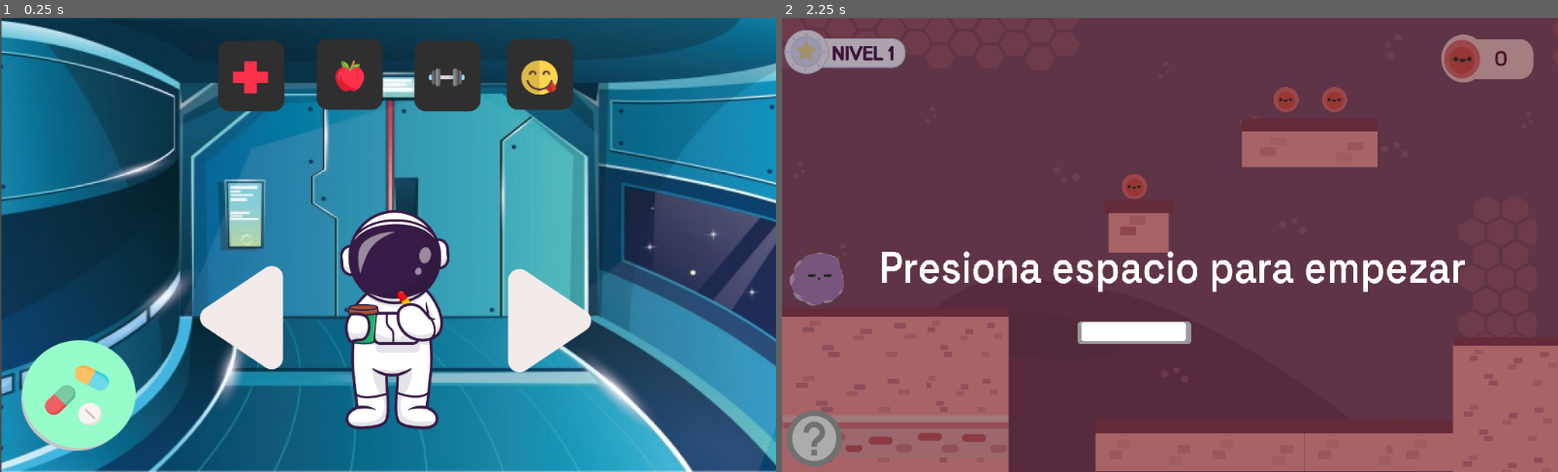
Above: before the commit, frames 1-2 (left to right).
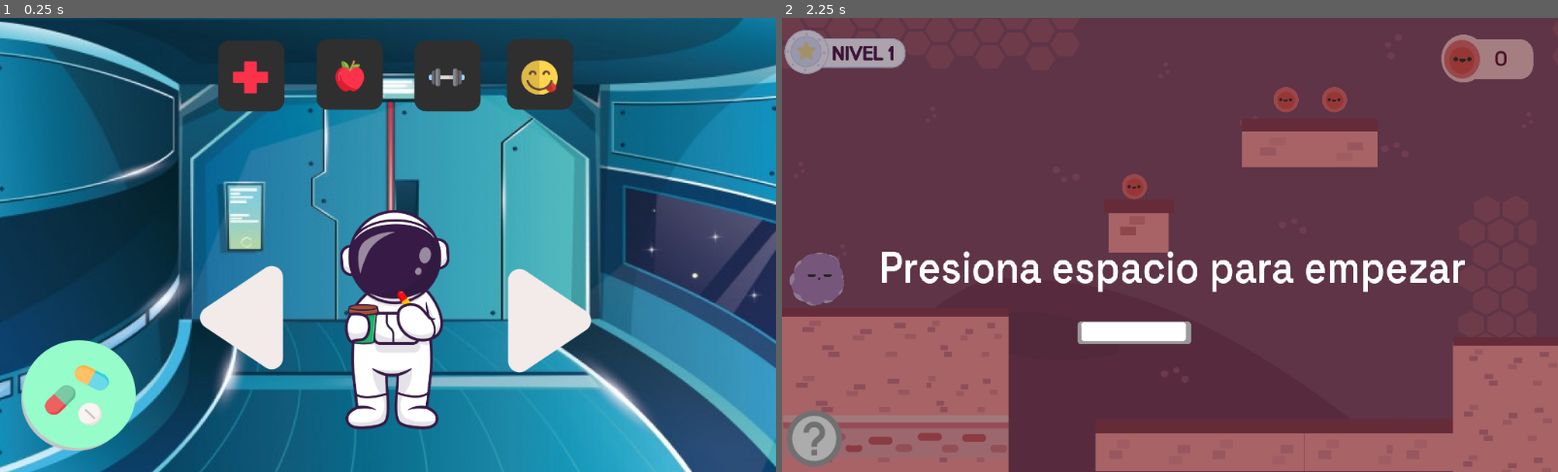
Above: after the commit, the same moments.

Repository: Space-Travelers/Game
Game: Godot game, scene res://src/scenes/room/room.tscn
Same seed, same stepped clock (60 frames per second), same inputs: the game is played once before the commit and once after it. This scene is started directly instead of the project's main scene.
Inputs (mouse positions are in pixels of both pictures, inside the frame that each line leads up to):
- Up to frame 1 (0.25 s): no input
- Up to frame 2 (2.25 s): click (1340, 326) at 0.5 s; click (1030, 322) at 1.25 s; click (859, 394) at 2 s

The runs differ from the first frame. In frame 1, 8.5% of the frame differs, in the area x 0-100%, y 0-100%; in frame 2, nothing differs.
Error before the commit: Invalid set index 'texture' (on base: 'null instance') with value of type 'StreamTexture'. (res://src/scenes/avatar/avatar.gd:24)
Error after the commit: Invalid set index 'texture' (on base: 'null instance') with value of type 'StreamTexture'. (res://src/scenes/avatar/avatar.gd:25)

Commit message:
username on room

Diff:
--- a/Global.gd
+++ b/Global.gd
@@ -13,6 +13,7 @@
 var reset_player = false
 var level = 1
 
+var user_name = "aaa";
 
 var playerx=49
 var playery=353
--- a/src/scenes/avatar/avatar.gd
+++ b/src/scenes/avatar/avatar.gd
@@ -15,6 +15,7 @@
 func _ready():
 	current_avatar_index = 1;
 	fetchPlayerStats()
+	$astronauta/name.text = PlayerInfo.user_name
 
 
 
@@ -53,7 +54,6 @@
 
 func _on_HTTPRequest_request_completed(result, response_code, headers, body):
 	if result == HTTPRequest.RESULT_SUCCESS:
-			print(result)
 			if(response_code==200):
 				print(body.get_string_from_utf8())
 				var json = JSON.parse(body.get_string_from_utf8())
--- a/src/scenes/login/login.gd
+++ b/src/scenes/login/login.gd
@@ -9,6 +9,7 @@
 				$alerta.show()
 			else:
 				get_tree().change_scene("res://src/scenes/room/room.tscn")
+
 		else:
 			print("errot")
 
@@ -19,7 +20,9 @@
 	body = JSON.print(body)
 	var error = $HTTPRequest.request("https://spacetravelers.herokuapp.com/player/login",headers, true, HTTPClient.METHOD_POST, body)
 	if error != OK:
-		push_error(" un error ocurrió con el request")
+		push_error("un error ocurrió con el request")
+	else:
+		PlayerInfo.user_name = $username.get_text().split("@")[0]
 
 
 
--- a/src/scenes/register/register.tscn
+++ b/src/scenes/register/register.tscn
@@ -11,7 +11,7 @@
 [ext_resource path="res://assets/UI/astronauts/avatar1.svg" type="Texture" id=9]
 [ext_resource path="res://assets/UI/buttons/check.png" type="Texture" id=10]
 
-[node name="Control" type="Control"]
+[node name="Control2" type="Control"]
 margin_right = 40.0
 margin_bottom = 40.0
 script = ExtResource( 3 )
--- a/src/scenes/room/room.tscn
+++ b/src/scenes/room/room.tscn
@@ -11,13 +11,14 @@
 [ext_resource path="res://assets/UI/elements/apple 1.png" type="Texture" id=9]
 [ext_resource path="res://assets/UI/elements/peso 1.png" type="Texture" id=10]
 [ext_resource path="res://assets/UI/elements/delicious 1.png" type="Texture" id=11]
+[ext_resource path="res://font.tres" type="DynamicFont" id=12]
 
 [node name="Node2D" type="Node2D"]
 script = ExtResource( 8 )
 
 [node name="Sprite" type="Sprite" parent="."]
-position = Vector2( 485, 71 )
-scale = Vector2( 0.676587, 0.612016 )
+position = Vector2( 485.361, 72.599 )
+scale = Vector2( 0.679894, 0.617108 )
 texture = ExtResource( 1 )
 offset = Vector2( 42.1226, 373.356 )
 
@@ -25,6 +26,13 @@
 position = Vector2( 521, 399 )
 scale = Vector2( 0.588658, 0.597169 )
 texture = ExtResource( 3 )
+
+[node name="name" type="Label" parent="astronauta"]
+margin_left = -47.5658
+margin_top = -281.327
+margin_right = 22.4342
+margin_bottom = -267.327
+custom_fonts/font = ExtResource( 12 )
 
 [node name="buttonRight" type="TextureButton" parent="."]
 margin_left = 670.0
Not shown: 1 places in src/scenes/room/room.tscn that only renumber resources
